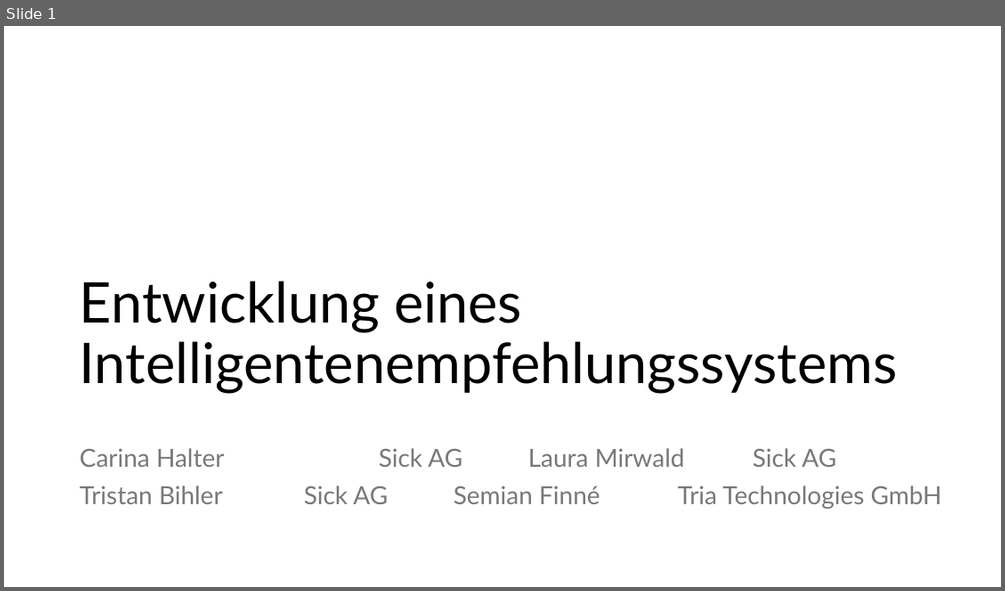
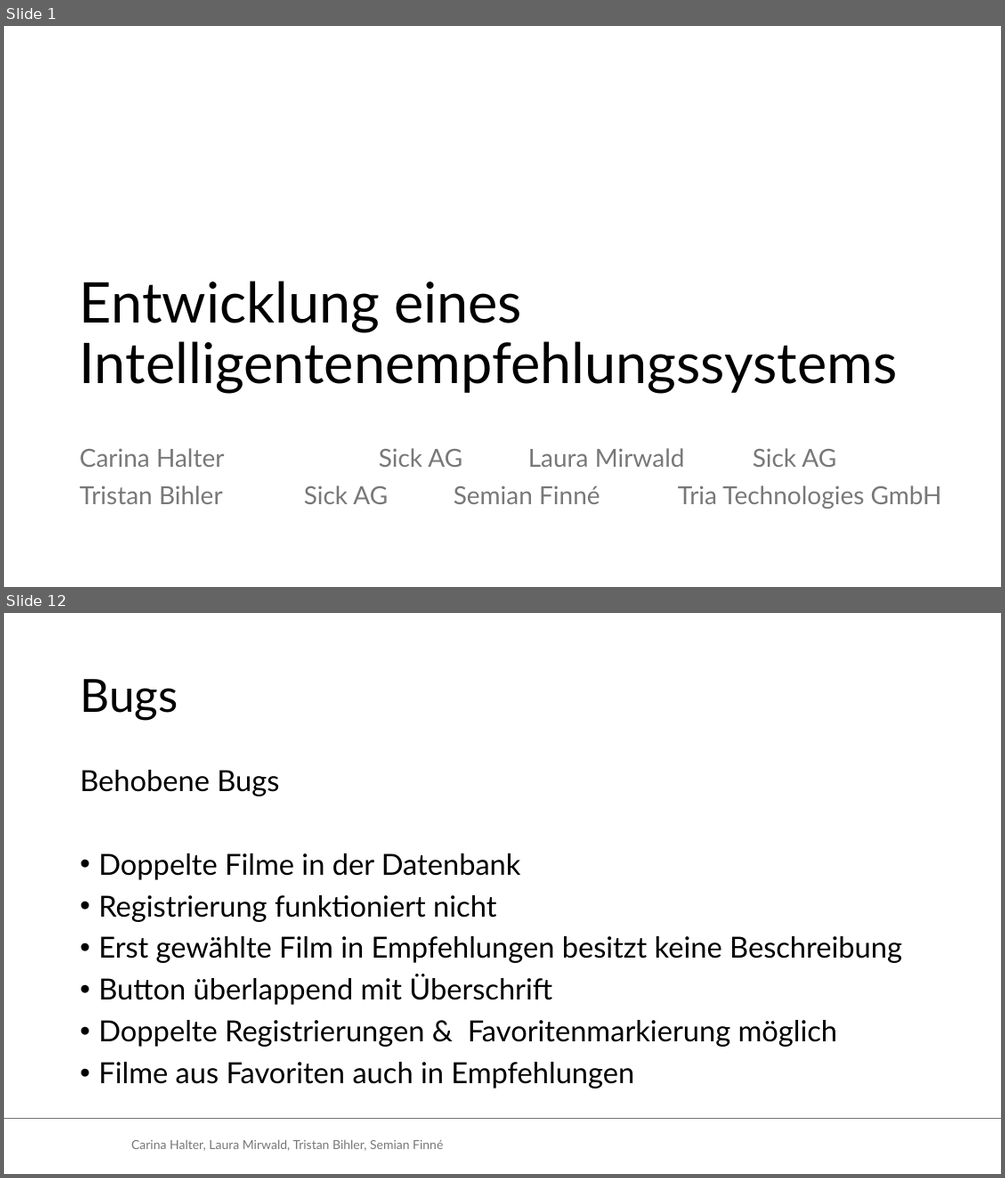
Before and after one commit to Tristan-Bihler/2_Semester_Projekt, a slide deck: Dokumentation/Entwicklung eines Intelligentenempfehlungssystems.pptx. Shown one above the other, each under a label of ours: slide 1 before the commit, slides 1 and 12 after it; the slides between them are not shown. The pictures are 1005x591 and 1005x1178 pixels, drawn with LibreOffice and Linux fonts; fonts in the diff are those of the drawing; background and template pictures are left out. Boxes give left, top, right and bottom in pixels: in the first picture for what was removed or moved away, otherwise in the second. Text is boxed around its words. In the diff, an @@ line names an element or a change of style, - is before the commit and + after.

```diff
--- a/Dokumentation/Entwicklung eines Intelligentenempfehlungssystems.pptx
+++ b/Dokumentation/Entwicklung eines Intelligentenempfehlungssystems.pptx
@@ slide 12 added at (4, 613, 1001, 1174), background #FFFFFF @@
@@ title added at (80, 679, 178, 720), 44 pt, text #000000 @@
+Bugs
@@ text added at (80, 770, 902, 1088), 28 pt, text #000000 @@
+Behobene Bugs
+• Doppelte Filme in der Datenbank
+• Registrierung funktioniert nicht
+• Erst gewählte Film in Empfehlungen besitzt keine Beschreibung
+• Button überlappend mit Überschrift
+• Doppelte Registrierungen & Favoritenmarkierung möglich
+• Filme aus Favoriten auch in Empfehlungen
@@ line added from (4, 1119) to (1001, 1119), #747474 1.5 pt @@
@@ text added at (131, 1139, 443, 1151), 12 pt, text #797979 @@
+Carina Halter, Laura Mirwald, Tristan Bihler, Semian Finné
```
Also in this commit, not shown: 3 slides changed, 8 other slides added, 2 slides removed, 1 other file.
